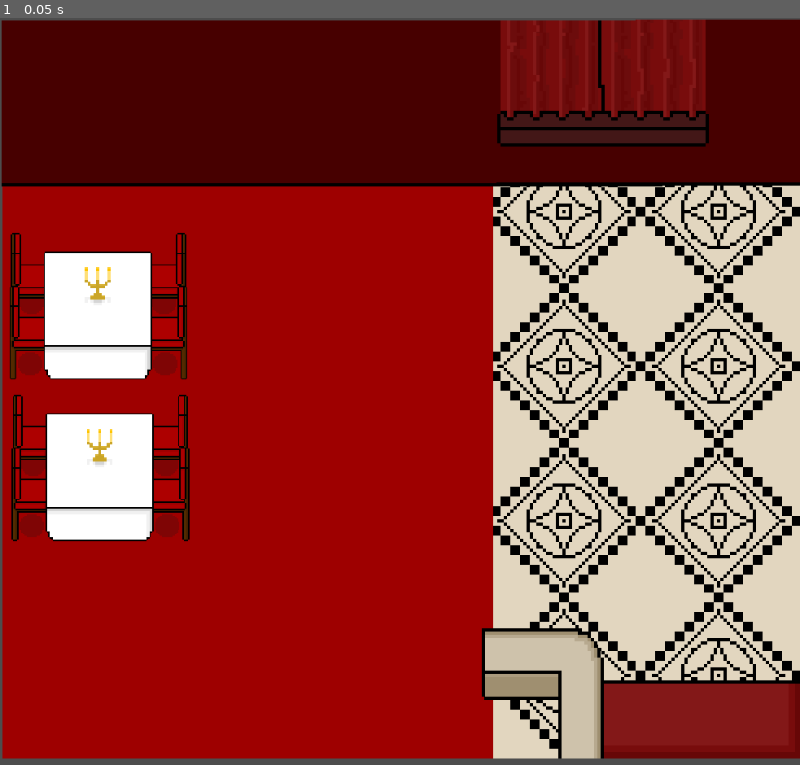
Above: before the commit, frame 1.
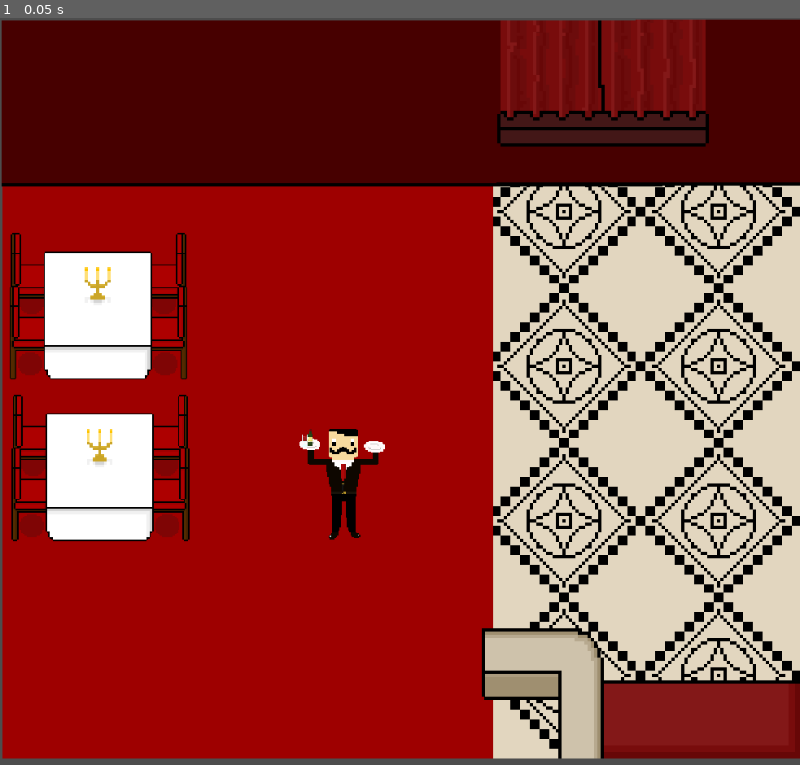
Above: after the commit, the same moment.

Repository: vulcanphoenix/Dine-Hard
Game: Godot game, scene res://Sprites/world/world.tscn
Same seed, same stepped clock (60 frames per second), same inputs: the game is played once before the commit and once after it.
Inputs:
- Up to frame 1 (0.05 s): no input

The runs differ from the first frame. In frame 1, 0.6% of the frame differs, in the area x 37-49%, y 55-70%.

Commit message:
Customers

Diff:
--- /dev/null
+++ b/Sprites/player/Customer1.tscn
@@ -0,0 +1,115 @@
+[gd_scene load_steps=16 format=3 uid="uid://7sa7l5gkx7vj"]
+
+[ext_resource type="Texture2D" uid="uid://dbieeam0m5lo0" path="res://Sprites/customers/mafia guy 1.png" id="1_b1wsq"]
+
+[sub_resource type="AtlasTexture" id="AtlasTexture_b1wsq"]
+atlas = ExtResource("1_b1wsq")
+region = Rect2(0, 0, 64, 64)
+
+[sub_resource type="AtlasTexture" id="AtlasTexture_1ms5y"]
+atlas = ExtResource("1_b1wsq")
+region = Rect2(0, 256, 64, 64)
+
+[sub_resource type="AtlasTexture" id="AtlasTexture_svlu3"]
+atlas = ExtResource("1_b1wsq")
+region = Rect2(64, 256, 64, 64)
+
+[sub_resource type="AtlasTexture" id="AtlasTexture_ki0gb"]
+atlas = ExtResource("1_b1wsq")
+region = Rect2(128, 256, 64, 64)
+
+[sub_resource type="AtlasTexture" id="AtlasTexture_ca5xe"]
+atlas = ExtResource("1_b1wsq")
+region = Rect2(192, 256, 64, 64)
+
+[sub_resource type="AtlasTexture" id="AtlasTexture_njqtk"]
+atlas = ExtResource("1_b1wsq")
+region = Rect2(256, 256, 64, 64)
+
+[sub_resource type="AtlasTexture" id="AtlasTexture_7rjlh"]
+atlas = ExtResource("1_b1wsq")
+region = Rect2(320, 256, 64, 64)
+
+[sub_resource type="AtlasTexture" id="AtlasTexture_54ihf"]
+atlas = ExtResource("1_b1wsq")
+region = Rect2(384, 256, 64, 64)
+
+[sub_resource type="AtlasTexture" id="AtlasTexture_1h1mr"]
+atlas = ExtResource("1_b1wsq")
+region = Rect2(448, 256, 64, 64)
+
+[sub_resource type="AtlasTexture" id="AtlasTexture_5uyfk"]
+atlas = ExtResource("1_b1wsq")
+region = Rect2(512, 256, 64, 64)
+
+[sub_resource type="AtlasTexture" id="AtlasTexture_yd1dq"]
+atlas = ExtResource("1_b1wsq")
+region = Rect2(576, 256, 64, 64)
+
+[sub_resource type="AtlasTexture" id="AtlasTexture_rnwfp"]
+atlas = ExtResource("1_b1wsq")
+region = Rect2(640, 256, 64, 64)
+
+[sub_resource type="SpriteFrames" id="SpriteFrames_200q6"]
+animations = [{
+"frames": [{
+"duration": 1.0,
+"texture": SubResource("AtlasTexture_b1wsq")
+}],
+"loop": true,
+"name": &"Idle",
+"speed": 5.0
+}, {
+"frames": [{
+"duration": 1.0,
+"texture": SubResource("AtlasTexture_1ms5y")
+}, {
+"duration": 1.0,
+"texture": SubResource("AtlasTexture_svlu3")
+}, {
+"duration": 1.0,
+"texture": SubResource("AtlasTexture_ki0gb")
+}, {
+"duration": 1.0,
+"texture": SubResource("AtlasTexture_ca5xe")
+}, {
+"duration": 1.0,
+"texture": SubResource("AtlasTexture_njqtk")
+}, {
+"duration": 1.0,
+"texture": SubResource("AtlasTexture_7rjlh")
+}, {
+"duration": 1.0,
+"texture": SubResource("AtlasTexture_54ihf")
+}, {
+"duration": 1.0,
+"texture": SubResource("AtlasTexture_1h1mr")
+}, {
+"duration": 1.0,
+"texture": SubResource("AtlasTexture_5uyfk")
+}, {
+"duration": 1.0,
+"texture": SubResource("AtlasTexture_yd1dq")
+}, {
+"duration": 1.0,
+"texture": SubResource("AtlasTexture_rnwfp")
+}],
+"loop": true,
+"name": &"walking",
+"speed": 8.0
+}]
+
+[sub_resource type="CapsuleShape2D" id="CapsuleShape2D_1ms5y"]
+radius = 23.0
+height = 124.0
+
+[node name="Customer1M" type="CharacterBody2D"]
+
+[node name="AnimatedSprite2D" type="AnimatedSprite2D" parent="."]
+scale = Vector2(4.01135, 3.97125)
+sprite_frames = SubResource("SpriteFrames_200q6")
+animation = &"Idle"
+
+[node name="CollisionShape2D" type="CollisionShape2D" parent="."]
+position = Vector2(-5, 5)
+shape = SubResource("CapsuleShape2D_1ms5y")
--- /dev/null
+++ b/Sprites/player/Customer1M.tscn
@@ -0,0 +1,115 @@
+[gd_scene load_steps=16 format=3 uid="uid://bamjgdqvuv67b"]
+
+[ext_resource type="Texture2D" uid="uid://dbieeam0m5lo0" path="res://Sprites/customers/mafia guy 1.png" id="1_8aq1w"]
+
+[sub_resource type="AtlasTexture" id="AtlasTexture_b1wsq"]
+atlas = ExtResource("1_8aq1w")
+region = Rect2(0, 0, 64, 64)
+
+[sub_resource type="AtlasTexture" id="AtlasTexture_1ms5y"]
+atlas = ExtResource("1_8aq1w")
+region = Rect2(0, 256, 64, 64)
+
+[sub_resource type="AtlasTexture" id="AtlasTexture_svlu3"]
+atlas = ExtResource("1_8aq1w")
+region = Rect2(64, 256, 64, 64)
+
+[sub_resource type="AtlasTexture" id="AtlasTexture_ki0gb"]
+atlas = ExtResource("1_8aq1w")
+region = Rect2(128, 256, 64, 64)
+
+[sub_resource type="AtlasTexture" id="AtlasTexture_ca5xe"]
+atlas = ExtResource("1_8aq1w")
+region = Rect2(192, 256, 64, 64)
+
+[sub_resource type="AtlasTexture" id="AtlasTexture_njqtk"]
+atlas = ExtResource("1_8aq1w")
+region = Rect2(256, 256, 64, 64)
+
+[sub_resource type="AtlasTexture" id="AtlasTexture_7rjlh"]
+atlas = ExtResource("1_8aq1w")
+region = Rect2(320, 256, 64, 64)
+
+[sub_resource type="AtlasTexture" id="AtlasTexture_54ihf"]
+atlas = ExtResource("1_8aq1w")
+region = Rect2(384, 256, 64, 64)
+
+[sub_resource type="AtlasTexture" id="AtlasTexture_1h1mr"]
+atlas = ExtResource("1_8aq1w")
+region = Rect2(448, 256, 64, 64)
+
+[sub_resource type="AtlasTexture" id="AtlasTexture_5uyfk"]
+atlas = ExtResource("1_8aq1w")
+region = Rect2(512, 256, 64, 64)
+
+[sub_resource type="AtlasTexture" id="AtlasTexture_yd1dq"]
+atlas = ExtResource("1_8aq1w")
+region = Rect2(576, 256, 64, 64)
+
+[sub_resource type="AtlasTexture" id="AtlasTexture_rnwfp"]
+atlas = ExtResource("1_8aq1w")
+region = Rect2(640, 256, 64, 64)
+
+[sub_resource type="SpriteFrames" id="SpriteFrames_200q6"]
+animations = [{
+"frames": [{
+"duration": 1.0,
+"texture": SubResource("AtlasTexture_b1wsq")
+}],
+"loop": true,
+"name": &"Idle",
+"speed": 5.0
+}, {
+"frames": [{
+"duration": 1.0,
+"texture": SubResource("AtlasTexture_1ms5y")
+}, {
+"duration": 1.0,
+"texture": SubResource("AtlasTexture_svlu3")
+}, {
+"duration": 1.0,
+"texture": SubResource("AtlasTexture_ki0gb")
+}, {
+"duration": 1.0,
+"texture": SubResource("AtlasTexture_ca5xe")
+}, {
+"duration": 1.0,
+"texture": SubResource("AtlasTexture_njqtk")
+}, {
+"duration": 1.0,
+"texture": SubResource("AtlasTexture_7rjlh")
+}, {
+"duration": 1.0,
+"texture": SubResource("AtlasTexture_54ihf")
+}, {
+"duration": 1.0,
+"texture": SubResource("AtlasTexture_1h1mr")
+}, {
+"duration": 1.0,
+"texture": SubResource("AtlasTexture_5uyfk")
+}, {
+"duration": 1.0,
+"texture": SubResource("AtlasTexture_yd1dq")
+}, {
+"duration": 1.0,
+"texture": SubResource("AtlasTexture_rnwfp")
+}],
+"loop": true,
+"name": &"walking",
+"speed": 8.0
+}]
+
+[sub_resource type="CapsuleShape2D" id="CapsuleShape2D_1ms5y"]
+radius = 23.0
+height = 124.0
+
+[node name="Customer1M" type="CharacterBody2D"]
+
+[node name="AnimatedSprite2D" type="AnimatedSprite2D" parent="."]
+scale = Vector2(4.01135, 3.97125)
+sprite_frames = SubResource("SpriteFrames_200q6")
+animation = &"Idle"
+
+[node name="CollisionShape2D" type="CollisionShape2D" parent="."]
+position = Vector2(-5, 5)
+shape = SubResource("CapsuleShape2D_1ms5y")
--- /dev/null
+++ b/Sprites/player/Customer3M.tscn
@@ -0,0 +1,120 @@
+[gd_scene load_steps=17 format=3 uid="uid://mty5axafxtm4"]
+
+[ext_resource type="Texture2D" uid="uid://dq0jjhhtdiec" path="res://Sprites/customers/mafia guy 3.png" id="1_eyy6q"]
+
+[sub_resource type="AtlasTexture" id="AtlasTexture_eyy6q"]
+atlas = ExtResource("1_eyy6q")
+region = Rect2(0, 0, 64, 64)
+
+[sub_resource type="AtlasTexture" id="AtlasTexture_3x8qc"]
+atlas = ExtResource("1_eyy6q")
+region = Rect2(0, 256, 64, 64)
+
+[sub_resource type="AtlasTexture" id="AtlasTexture_soua4"]
+atlas = ExtResource("1_eyy6q")
+region = Rect2(64, 256, 64, 64)
+
+[sub_resource type="AtlasTexture" id="AtlasTexture_cqq4t"]
+atlas = ExtResource("1_eyy6q")
+region = Rect2(128, 256, 64, 64)
+
+[sub_resource type="AtlasTexture" id="AtlasTexture_oudeb"]
+atlas = ExtResource("1_eyy6q")
+region = Rect2(192, 256, 64, 64)
+
+[sub_resource type="AtlasTexture" id="AtlasTexture_48pjj"]
+atlas = ExtResource("1_eyy6q")
+region = Rect2(256, 256, 64, 64)
+
+[sub_resource type="AtlasTexture" id="AtlasTexture_61h6k"]
+atlas = ExtResource("1_eyy6q")
+region = Rect2(320, 256, 64, 64)
+
+[sub_resource type="AtlasTexture" id="AtlasTexture_yyma0"]
+atlas = ExtResource("1_eyy6q")
+region = Rect2(384, 256, 64, 64)
+
+[sub_resource type="AtlasTexture" id="AtlasTexture_ck17r"]
+atlas = ExtResource("1_eyy6q")
+region = Rect2(448, 256, 64, 64)
+
+[sub_resource type="AtlasTexture" id="AtlasTexture_pn4u7"]
+atlas = ExtResource("1_eyy6q")
+region = Rect2(512, 256, 64, 64)
+
+[sub_resource type="AtlasTexture" id="AtlasTexture_0tlqu"]
+atlas = ExtResource("1_eyy6q")
+region = Rect2(576, 256, 64, 64)
+
+[sub_resource type="AtlasTexture" id="AtlasTexture_1esin"]
+atlas = ExtResource("1_eyy6q")
+region = Rect2(640, 256, 64, 64)
+
+[sub_resource type="AtlasTexture" id="AtlasTexture_v5hr4"]
+atlas = ExtResource("1_eyy6q")
+region = Rect2(0, 320, 64, 64)
+
+[sub_resource type="SpriteFrames" id="SpriteFrames_uovxw"]
+animations = [{
+"frames": [{
+"duration": 1.0,
+"texture": SubResource("AtlasTexture_eyy6q")
+}],
+"loop": true,
+"name": &"Idle",
+"speed": 5.0
+}, {
+"frames": [{
+"duration": 1.0,
+"texture": SubResource("AtlasTexture_3x8qc")
+}, {
+"duration": 1.0,
+"texture": SubResource("AtlasTexture_soua4")
+}, {
+"duration": 1.0,
+"texture": SubResource("AtlasTexture_cqq4t")
+}, {
+"duration": 1.0,
+"texture": SubResource("AtlasTexture_oudeb")
+}, {
+"duration": 1.0,
+"texture": SubResource("AtlasTexture_48pjj")
+}, {
+"duration": 1.0,
+"texture": SubResource("AtlasTexture_61h6k")
+}, {
+"duration": 1.0,
+"texture": SubResource("AtlasTexture_yyma0")
+}, {
+"duration": 1.0,
+"texture": SubResource("AtlasTexture_ck17r")
+}, {
+"duration": 1.0,
+"texture": SubResource("AtlasTexture_pn4u7")
+}, {
+"duration": 1.0,
+"texture": SubResource("AtlasTexture_0tlqu")
+}, {
+"duration": 1.0,
+"texture": SubResource("AtlasTexture_1esin")
+}, {
+"duration": 1.0,
+"texture": SubResource("AtlasTexture_v5hr4")
+}],
+"loop": true,
+"name": &"Walking",
+"speed": 5.0
+}]
+
+[sub_resource type="CapsuleShape2D" id="CapsuleShape2D_3x8qc"]
+radius = 5.0
+
+[node name="Customer3M" type="CharacterBody2D"]
+
+[node name="AnimatedSprite2D" type="AnimatedSprite2D" parent="."]
+sprite_frames = SubResource("SpriteFrames_uovxw")
+animation = &"Idle"
+
+[node name="CollisionShape2D" type="CollisionShape2D" parent="."]
+position = Vector2(-1, 0)
+shape = SubResource("CapsuleShape2D_3x8qc")
--- /dev/null
+++ b/Sprites/player/character_body_2d.tscn
@@ -0,0 +1,18 @@
+[gd_scene load_steps=2 format=3 uid="uid://d2ywnuwl8h2ll"]
+
+[sub_resource type="SpriteFrames" id="SpriteFrames_03i30"]
+animations = [{
+"frames": [],
+"loop": true,
+"name": &"default",
+"speed": 3.0
+}]
+
+[node name="CharacterBody2D" type="CharacterBody2D"]
+
+[node name="AnimatedSprite2D" type="AnimatedSprite2D" parent="."]
+scale = Vector2(4.01135, 3.97125)
+sprite_frames = SubResource("SpriteFrames_03i30")
+frame_progress = 0.8104
+
+[node name="CollisionShape2D" type="CollisionShape2D" parent="."]
--- /dev/null
+++ b/Sprites/player/customer_2M.tscn
@@ -0,0 +1,119 @@
+[gd_scene load_steps=17 format=3 uid="uid://cfvbwl2ahfvx7"]
+
+[ext_resource type="Texture2D" uid="uid://n8cphbvfenno" path="res://Sprites/customers/mafia guy 2.png" id="1_flb6x"]
+
+[sub_resource type="AtlasTexture" id="AtlasTexture_flb6x"]
+atlas = ExtResource("1_flb6x")
+region = Rect2(0, 0, 64, 64)
+
+[sub_resource type="AtlasTexture" id="AtlasTexture_vnc8i"]
+atlas = ExtResource("1_flb6x")
+region = Rect2(0, 256, 64, 64)
+
+[sub_resource type="AtlasTexture" id="AtlasTexture_6qswo"]
+atlas = ExtResource("1_flb6x")
+region = Rect2(64, 256, 64, 64)
+
+[sub_resource type="AtlasTexture" id="AtlasTexture_apc0s"]
+atlas = ExtResource("1_flb6x")
+region = Rect2(128, 256, 64, 64)
+
+[sub_resource type="AtlasTexture" id="AtlasTexture_sdy6x"]
+atlas = ExtResource("1_flb6x")
+region = Rect2(192, 256, 64, 64)
+
+[sub_resource type="AtlasTexture" id="AtlasTexture_8dvsc"]
+atlas = ExtResource("1_flb6x")
+region = Rect2(256, 256, 64, 64)
+
+[sub_resource type="AtlasTexture" id="AtlasTexture_w205l"]
+atlas = ExtResource("1_flb6x")
+region = Rect2(320, 256, 64, 64)
+
+[sub_resource type="AtlasTexture" id="AtlasTexture_j5p6l"]
+atlas = ExtResource("1_flb6x")
+region = Rect2(384, 256, 64, 64)
+
+[sub_resource type="AtlasTexture" id="AtlasTexture_5v07x"]
+atlas = ExtResource("1_flb6x")
+region = Rect2(448, 256, 64, 64)
+
+[sub_resource type="AtlasTexture" id="AtlasTexture_gemid"]
+atlas = ExtResource("1_flb6x")
+region = Rect2(512, 256, 64, 64)
+
+[sub_resource type="AtlasTexture" id="AtlasTexture_t2wih"]
+atlas = ExtResource("1_flb6x")
+region = Rect2(576, 256, 64, 64)
+
+[sub_resource type="AtlasTexture" id="AtlasTexture_tuyc4"]
+atlas = ExtResource("1_flb6x")
+region = Rect2(640, 256, 64, 64)
+
+[sub_resource type="AtlasTexture" id="AtlasTexture_pym4a"]
+atlas = ExtResource("1_flb6x")
+region = Rect2(0, 320, 64, 64)
+
+[sub_resource type="SpriteFrames" id="SpriteFrames_vm4sx"]
+animations = [{
+"frames": [{
+"duration": 1.0,
+"texture": SubResource("AtlasTexture_flb6x")
+}],
+"loop": true,
+"name": &"Idle",
+"speed": 5.0
+}, {
+"frames": [{
+"duration": 1.0,
+"texture": SubResource("AtlasTexture_vnc8i")
+}, {
+"duration": 1.0,
+"texture": SubResource("AtlasTexture_6qswo")
+}, {
+"duration": 1.0,
+"texture": SubResource("AtlasTexture_apc0s")
+}, {
+"duration": 1.0,
+"texture": SubResource("AtlasTexture_sdy6x")
+}, {
+"duration": 1.0,
+"texture": SubResource("AtlasTexture_8dvsc")
+}, {
+"duration": 1.0,
+"texture": SubResource("AtlasTexture_w205l")
+}, {
+"duration": 1.0,
+"texture": SubResource("AtlasTexture_j5p6l")
+}, {
+"duration": 1.0,
+"texture": SubResource("AtlasTexture_5v07x")
+}, {
+"duration": 1.0,
+"texture": SubResource("AtlasTexture_gemid")
+}, {
+"duration": 1.0,
+"texture": SubResource("AtlasTexture_t2wih")
+}, {
+"duration": 1.0,
+"texture": SubResource("AtlasTexture_tuyc4")
+}, {
+"duration": 1.0,
+"texture": SubResource("AtlasTexture_pym4a")
+}],
+"loop": true,
+"name": &"Walking",
+"speed": 5.0
+}]
+
+[sub_resource type="CapsuleShape2D" id="CapsuleShape2D_msllt"]
+radius = 5.0
+
+[node name="Customer2M" type="CharacterBody2D"]
+
+[node name="AnimatedSprite2D" type="AnimatedSprite2D" parent="."]
+sprite_frames = SubResource("SpriteFrames_vm4sx")
+animation = &"Walking"
+
+[node name="CollisionShape2D" type="CollisionShape2D" parent="."]
+shape = SubResource("CapsuleShape2D_msllt")
--- a/Sprites/world/world.tscn
+++ b/Sprites/world/world.tscn
@@ -1,9 +1,10 @@
-[gd_scene load_steps=15 format=4 uid="uid://bbpoj0lm0sg5p"]
+[gd_scene load_steps=16 format=4 uid="uid://bbpoj0lm0sg5p"]
 
 [ext_resource type="Texture2D" uid="uid://dg2rkiamm2e3w" path="res://Sprites/world/Tables/New Piskel-1.png.png" id="1_4717r"]
 [ext_resource type="Texture2D" uid="uid://bih7lhv6krtd5" path="res://Sprites/world/Tiles/New Piskel (1) (6).png" id="1_h5o24"]
 [ext_resource type="Texture2D" uid="uid://bxnowhrju4y8u" path="res://Sprites/world/Tables/New Piskel-2.png.png" id="2_h5o24"]
 [ext_resource type="Texture2D" uid="uid://cgjwja0uhb8mt" path="res://Sprites/world/Tables/New Piskel-3.png.png" id="3_mmdvd"]
+[ext_resource type="PackedScene" uid="uid://b2w8lm5xe01w" path="res://Sprites/player/player.tscn" id="5_tat8m"]
 
 [sub_resource type="TileSetAtlasSource" id="TileSetAtlasSource_mmdvd"]
 texture = ExtResource("1_h5o24")
@@ -152,15 +153,5 @@
 position = Vector2(494.5, 143.5)
 shape = SubResource("RectangleShape2D_mad0u")
 
-[node name="CharacterBody2D" parent="."]
-_import_path = NodePath("")
-unique_name_in_owner = false
-process_mode = 0
-process_priority = 0
-process_physics_priority = 0
-process_thread_group = 0
-physics_interpolation_mode = 0
-auto_translate_mode = 0
-editor_description = ""
-position = Vector2(468, 386)
-script = null
+[node name="CharacterBody2D" parent="." instance=ExtResource("5_tat8m")]
+position = Vector2(421, 573)
